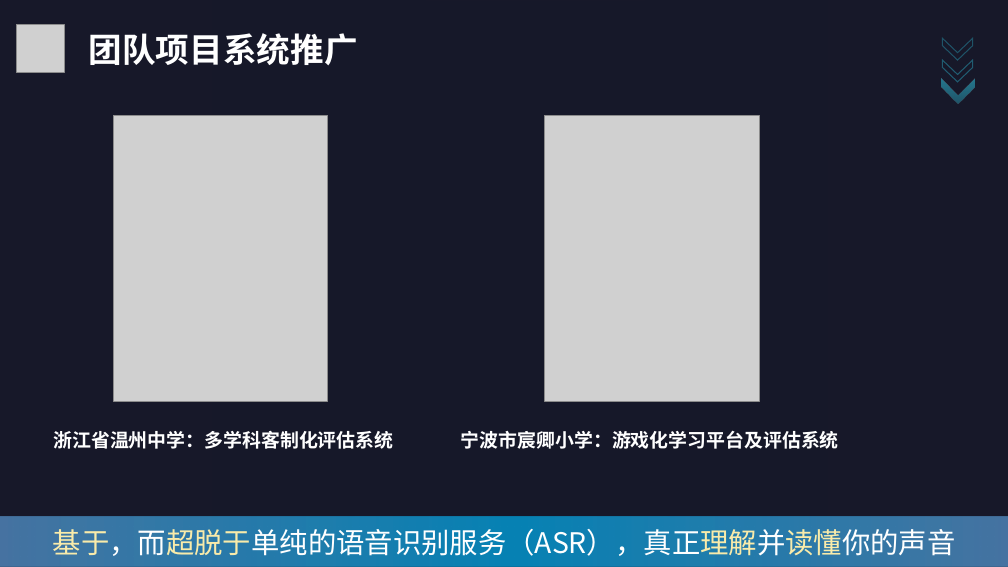
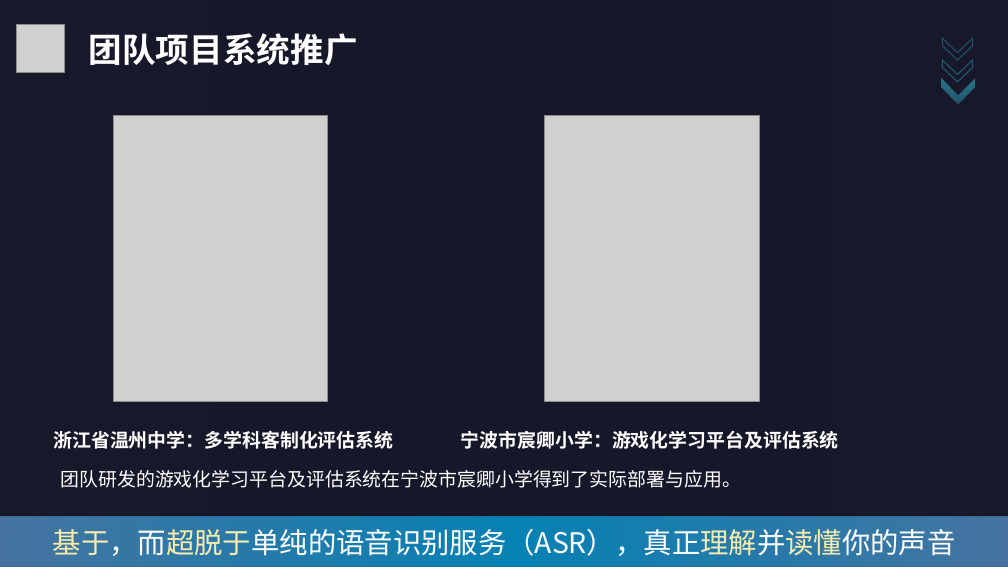
Before and after one commit to C32-SoundTech/SoundTech, a slide deck: slide 8 of 作品提交材料/S5.团队完成过程/团队完成过程.pptx. Drawn at 1008x567 pixels with LibreOffice and Linux fonts; fonts in the diff are those of the drawing; grey boxes stand for pictures; background and template pictures are left out; a plain dark background stands for a picture behind light text. Boxes give left, top, right and bottom in pixels: in the first picture for what was removed or moved away, otherwise in the second. Text is boxed around its words. In the diff, an @@ line names an element or a change of style, - is before the commit and + after.

Commit message:
docs: 更新S5阶段完成过程的演示文稿，增加项目解决思路内容。

```diff
--- a/作品提交材料/S5.团队完成过程/团队完成过程.pptx
+++ b/作品提交材料/S5.团队完成过程/团队完成过程.pptx
@@ text added at [61,470,741,488], 18 pt, text #FFFFFF @@
+团队研发的游戏化学习平台及评估系统在宁波市宸卿小学得到了实际部署与应用。
```
